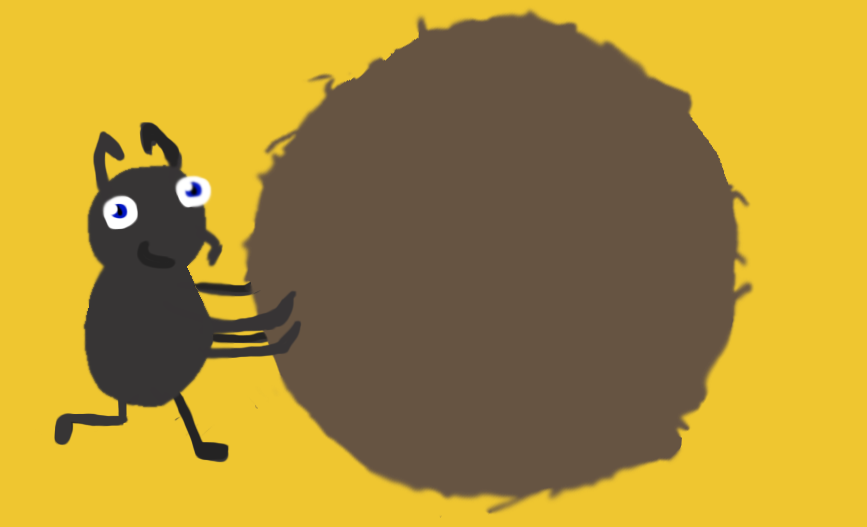
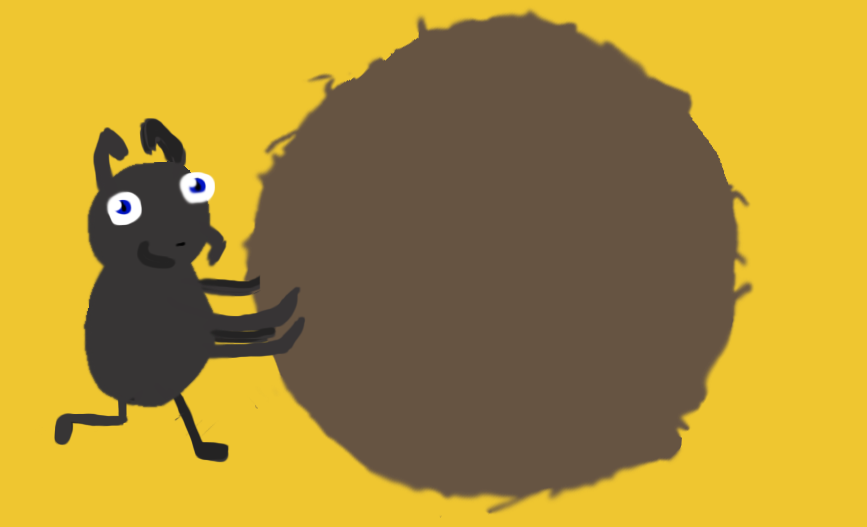
Layers edited between the first and the second 867x527 image:
showed "2" (1st of 2, in "dung beetle"), painted on it over [92, 117, 306, 436]
painted on "1" (1st of 2, in "dung beetle") over [175, 241, 186, 247]
